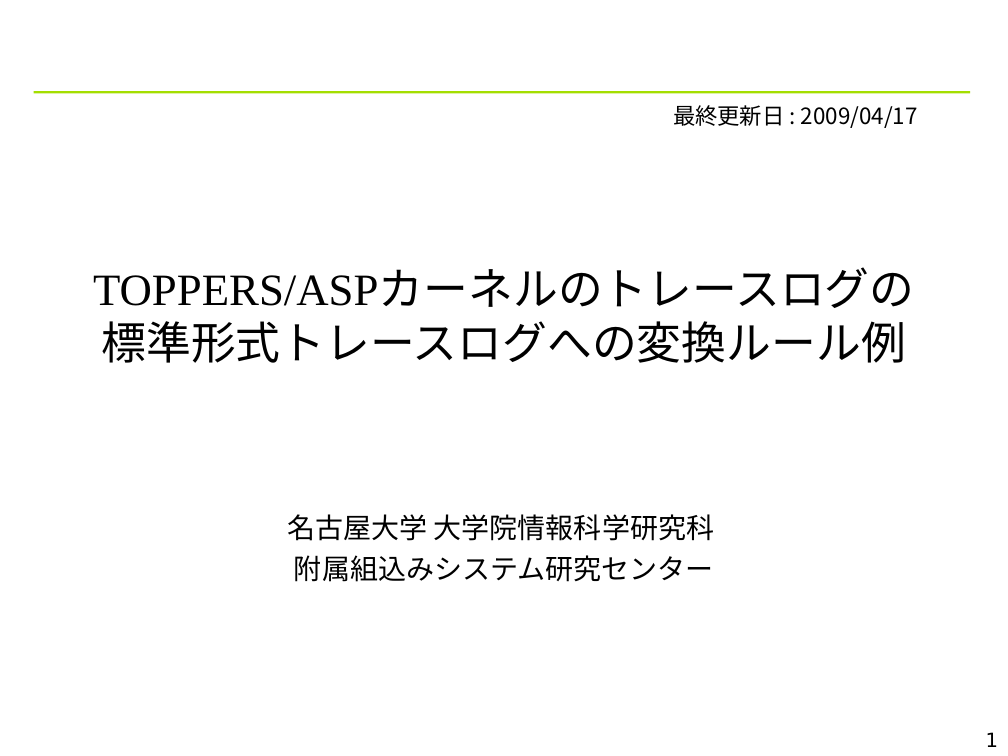
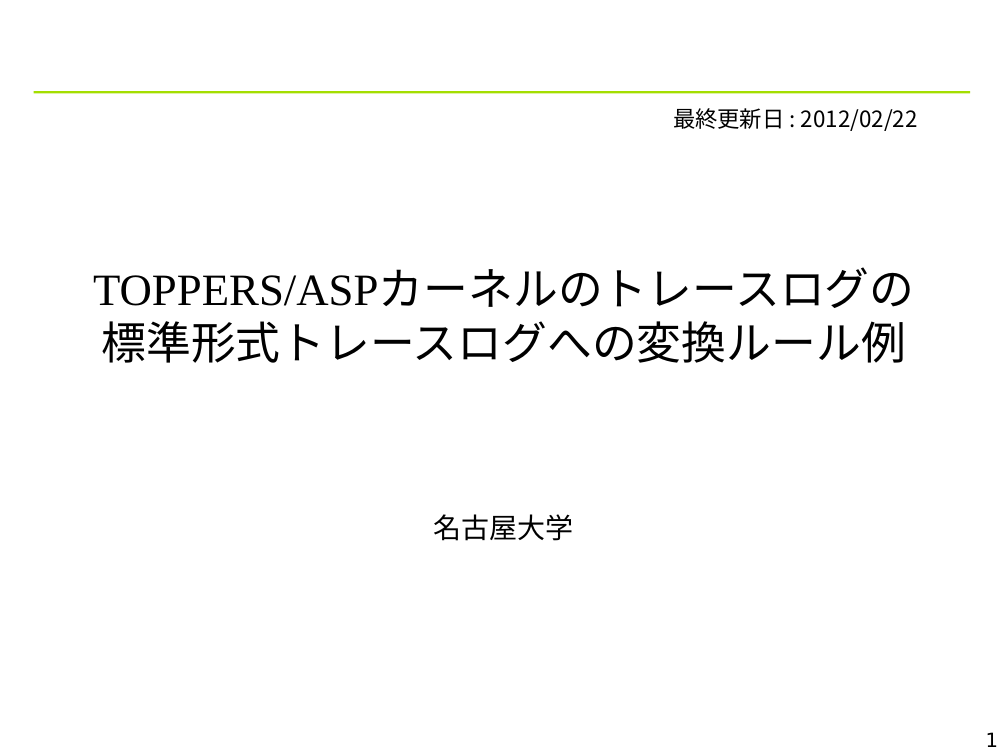
Before and after one commit to YixiaoLi/tlv4mc, a slide deck: slide 1 of doc/TLV_convert_rules.ppt. Drawn at 1008x756 pixels with LibreOffice and Linux fonts; fonts in the diff are those of the drawing; background and template pictures are left out. Boxes give left, top, right and bottom in pixels: in the first picture for what was removed or moved away, otherwise in the second. Text is boxed around its words. In the diff, an @@ line names an element or a change of style, - is before the commit and + after.

```diff
--- a/doc/TLV_convert_rules.ppt
+++ b/doc/TLV_convert_rules.ppt
@@ text at [673, 108, 918, 131]: text changed @@
-最終更新日 : 2009/04/17
+最終更新日 : 2012/02/22
@@ subtitle at [434, 514, 574, 541]: text changed @@
-名古屋大学 大学院情報科学研究科
-附属組込みシステム研究センター
+名古屋大学
```
Also in this commit, not shown: 1 other slide changed.
